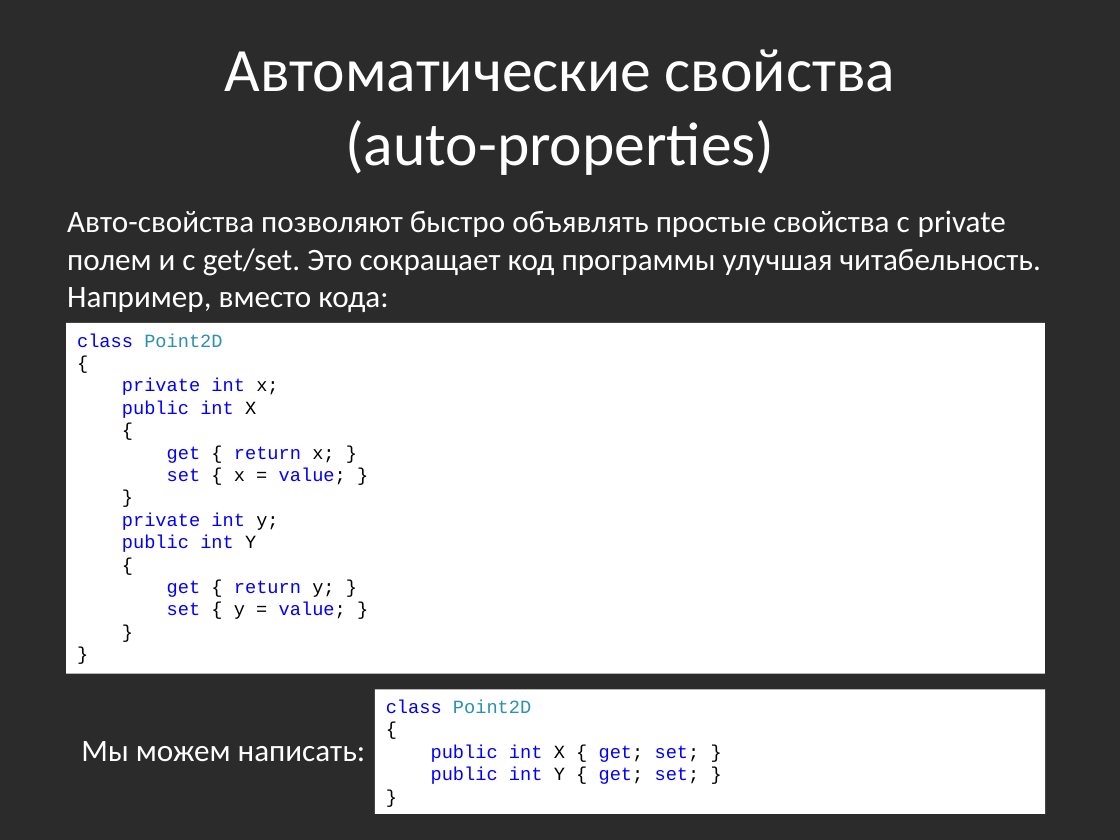
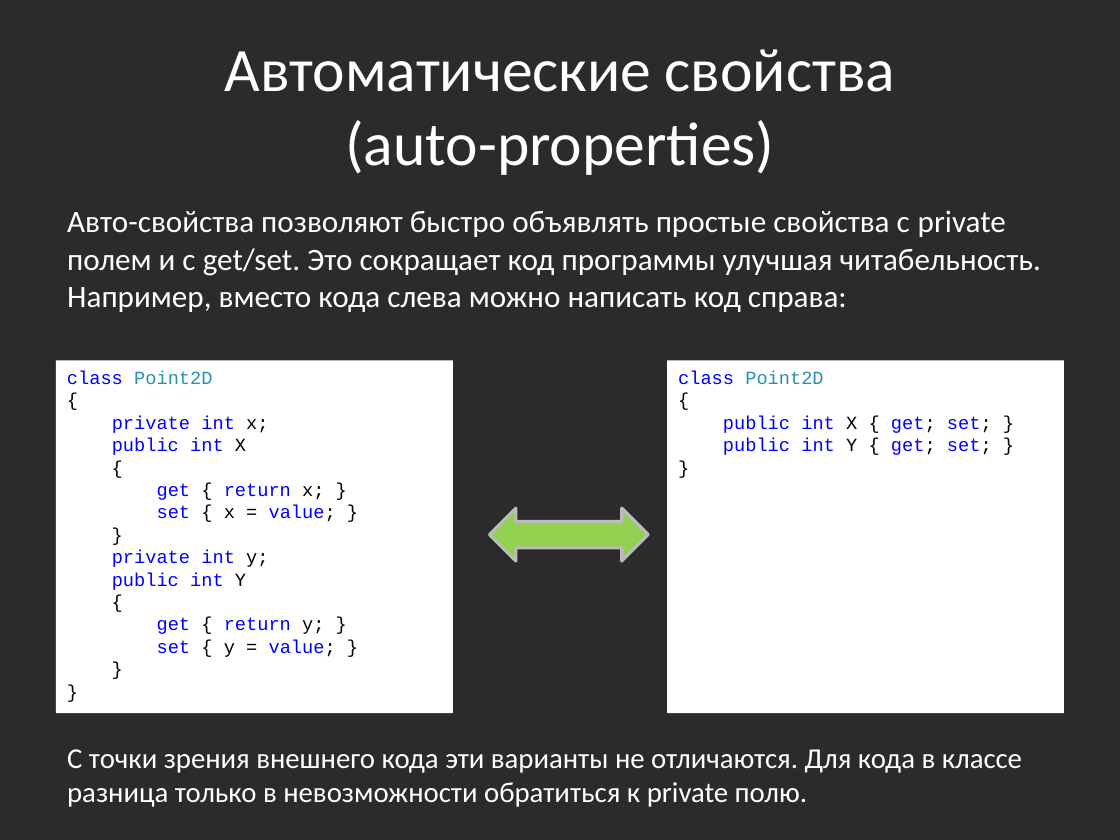
Before and after one commit to bazile/Training, a slide deck: slide 36 of Presentation/lesson-02-oop.pptx (slide 33 before the commit). Drawn at 1120x840 pixels with LibreOffice and Linux fonts; fonts in the diff are those of the drawing; background and template pictures are left out; a plain dark background stands for a picture behind light text. Boxes give left, top, right and bottom in pixels: in the first picture for what was removed or moved away, otherwise in the second. Text is boxed around its words. In the diff, an @@ line names an element or a change of style, - is before the commit and + after.

```diff
--- a/Presentation/lesson-02-oop.pptx
+++ b/Presentation/lesson-02-oop.pptx
@@ text at bbox=[67, 210, 1041, 312]: text changed @@
-Авто-свойства позволяют быстро объявлять простые свойства с private полем и с get/set. Это сокращает код программы улучшая читабельность. Например, вместо кода:
+Авто-свойства позволяют быстро объявлять простые свойства с private полем и с get/set. Это сокращает код программы улучшая читабельность. Например, вместо кода слева можно написать код справа:
@@ rectangle "class Point2D": place and size @@
-rectangle "class Point2D" at bbox=[66, 323, 1045, 673]
+rectangle "class Point2D" at bbox=[56, 361, 452, 713]
@@ rectangle "class Point2D": place and size @@
-rectangle "class Point2D" at bbox=[375, 690, 1045, 814]
+rectangle "class Point2D" at bbox=[668, 361, 1064, 713]
@@ left right arrow added at bbox=[489, 508, 648, 561], fill #92D050, outline #BDBDBD 2 pt @@
@@ text added at bbox=[67, 749, 1022, 807], 18.5 pt, text #FFFFFF @@
+С точки зрения внешнего кода эти варианты не отличаются. Для кода в классе разница только в невозможности обратиться к private полю.
@@ text removed at bbox=[81, 741, 366, 762] @@
-Мы можем написать:
```
Also in this commit, not shown: 7 other slides changed, 15 slides added, 10 other files.
